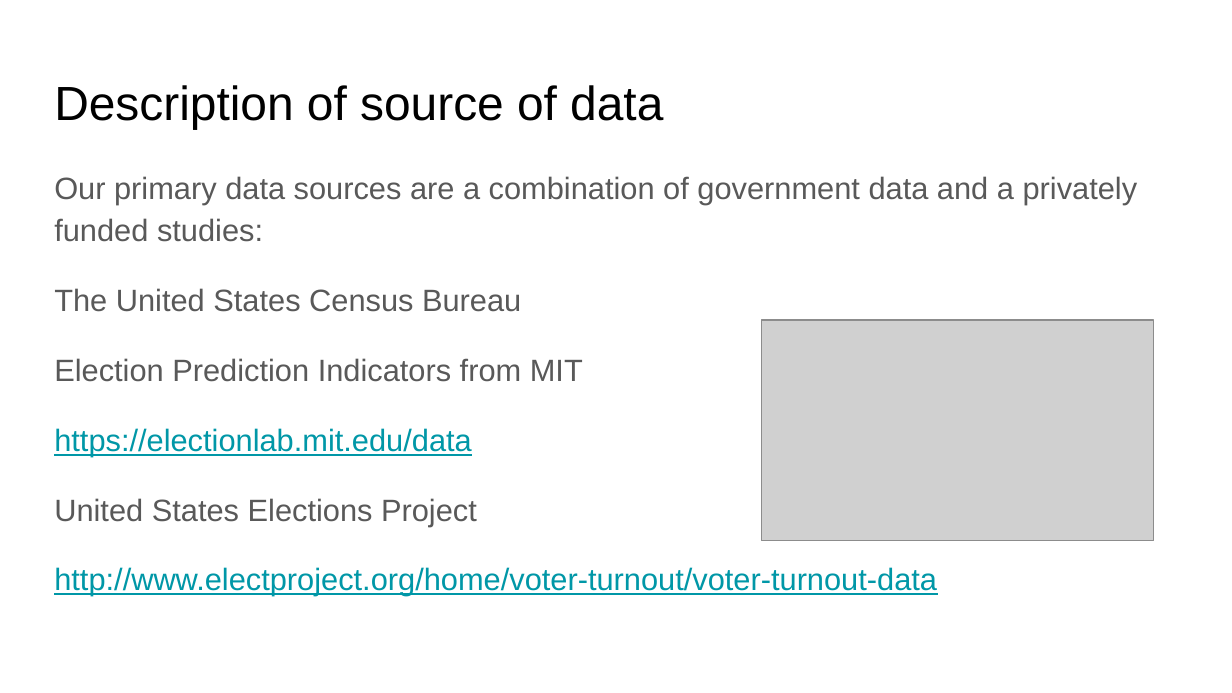
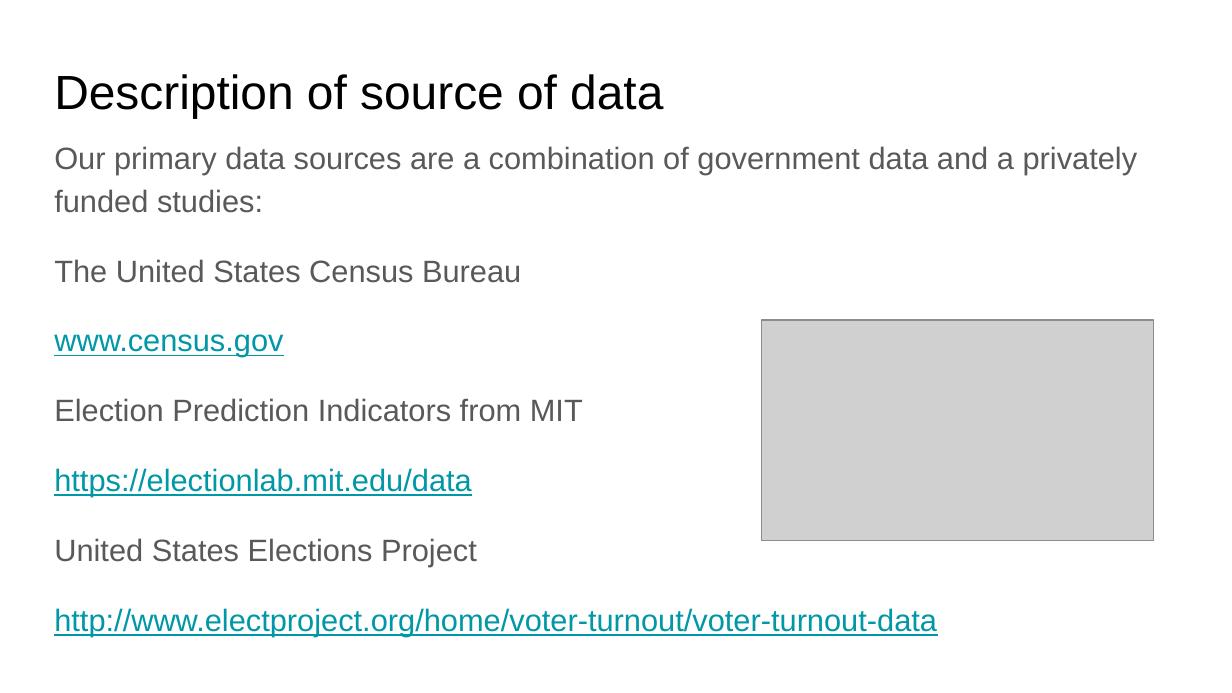
Before and after one commit to mmingoia/HTML_MN_Group_Project, a slide deck: slide 4 of Archive/Presentation/Vote Turnout Analysis.pptx. Drawn at 1232x693 pixels with LibreOffice and Linux fonts; fonts in the diff are those of the drawing; grey boxes stand for pictures. Boxes give left, top, right and bottom in pixels: in the first picture for what was removed or moved away, otherwise in the second. Text is boxed around its words. In the diff, an @@ line names an element or a change of style, - is before the commit and + after.

```diff
--- a/Archive/Presentation/Vote Turnout Analysis.pptx
+++ b/Archive/Presentation/Vote Turnout Analysis.pptx
@@ title "Description of source of data": place and size @@
-title "Description of source of data" at <box>54,85,663,129</box>
+title "Description of source of data" at <box>54,74,663,118</box>
@@ text "Our primary data sources are ...": place and size @@
-text "Our primary data sources are ..." at <box>54,176,1138,596</box>
+text "Our primary data sources are ..." at <box>54,146,1138,636</box>
@@ text at <box>54,334,283,357</box>: paragraph added @@
+www.census.gov
```
Also in this commit, not shown: 4 other slides changed, 6 other files.
